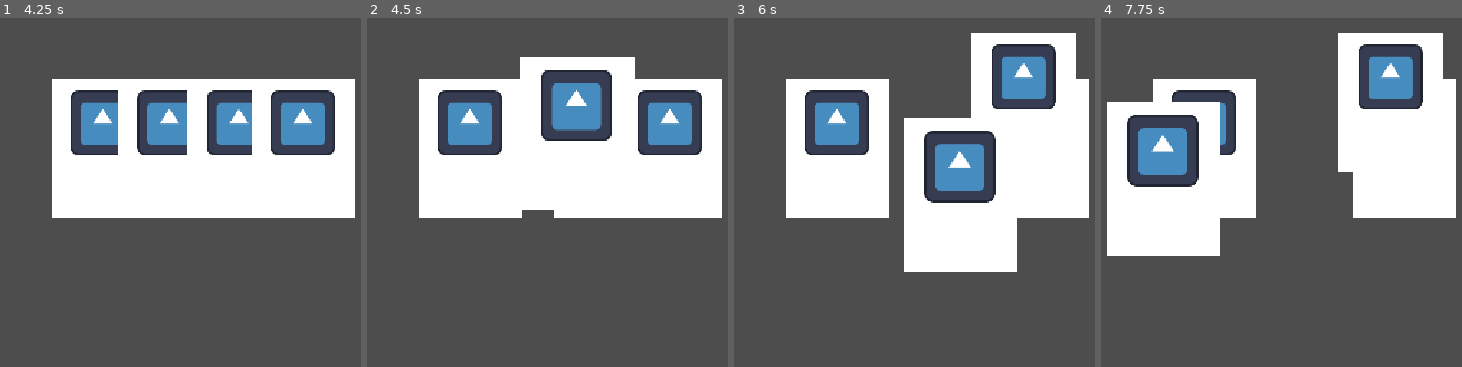
Above: before the commit, frames 1-4 (left to right).
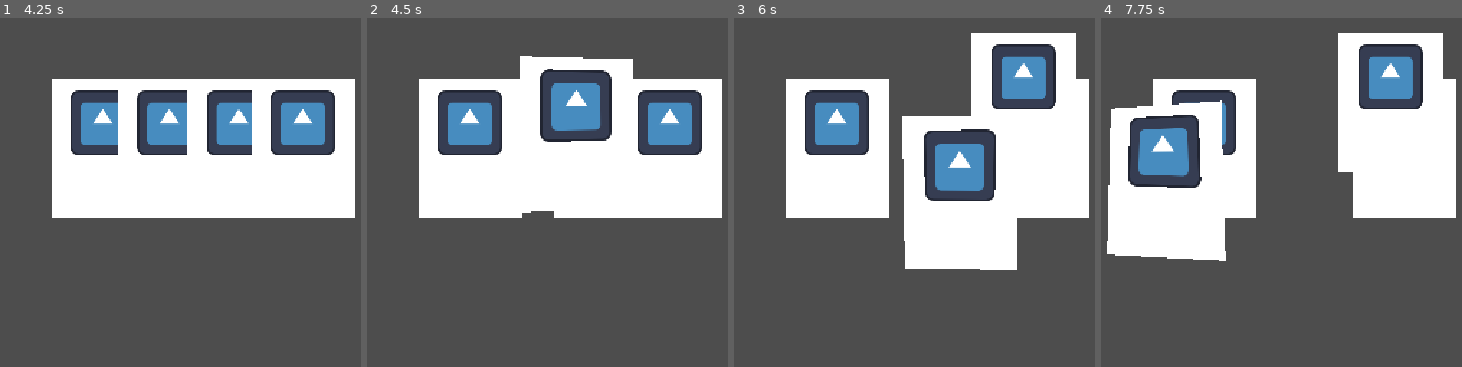
Above: after the commit, the same moments.

Repository: Frozenpeon/TCGFoodGame
Game: Godot game, scene res://scenes/scn_BaseScene.tscn
Same seed, same stepped clock (60 frames per second), same inputs: the game is played once before the commit and once after it. The engine's default icon, where the game draws it, is replaced by a stand-in: a white triangle on a blue panel in a dark square.
Inputs (mouse positions are in pixels of both pictures, inside the frame that each line leads up to):
- Up to frame 1 (4.25 s): tap Enter at 0.5, 2, 3.5 s; move the mouse to (outside the picture) at 0.52 s; click (outside the picture) at 0.67 s; tap Space at 1.25, 2.75 s; drag from (238, 255) to (104, 147) at 1.27 s; move the mouse to (outside the picture) at 2.02 s; click (outside the picture) at 2.17 s; drag from (360, 321) to (169, 147) at 2.77 s; move the mouse to (outside the picture) at 3.52 s; click (outside the picture) at 3.67 s
- Up to frame 2 (4.5 s): tap Space at 4.25 s; drag from (525, 164) to (648, 119) at 4.27 s
- Up to frame 3 (6 s): move the mouse to (outside the picture) at 5.02 s; click (outside the picture) at 5.17 s; drag from (1015, 119) to (972, 255) at 5.77 s
- Up to frame 4 (7.75 s): move the mouse to (outside the picture) at 6.52 s; click (outside the picture) at 6.67 s; drag from (1339, 255) to (1205, 147) at 7.27 s

Frame 1 is identical in both runs. In frame 2, 0.5% of the frame differs, in the area x 42-75%, y 10-56%; in frame 3, 0.8%; in frame 4, 1.5%, in the area x 1-35%, y 23-70%.

Commit message:
[ADD] shader on card to test tilt effect on movement

Diff:
--- a/Scripts/Card.gd
+++ b/Scripts/Card.gd
@@ -1,18 +1,34 @@
 extends Node2D
-
+@export var smooth := 0.05
 static var s_zindex = 0
 var myIndex = 0
 var baseScale : Vector2
 @export var scaleFactor : float = 1.1
-
+var mat : ShaderMaterial
+var mat2 : ShaderMaterial
 # Called when the node enters the scene tree for the first time.
 func _ready() -> void:
+	mat = $Body.material
+	mat2 = $Image.material
 	baseScale = self.scale
 	self.z_index = s_zindex
 	myIndex = s_zindex
 	s_zindex = s_zindex + 1
 	pass # Replace with function body.
 
+func _on_move_tilt(direction : Vector2) :
+	var target_y := direction.x
+	var target_x := -direction.y
+
+	var cur_y: float = mat.get_shader_parameter("y_rot")
+	var cur_x: float = mat.get_shader_parameter("x_rot")
+
+	mat2.set_shader_parameter("y_rot", lerp(cur_y, target_y, 1.0 - exp(-smooth )))
+	mat2.set_shader_parameter("x_rot", lerp(cur_x, target_x, 1.0 - exp(-smooth )))
+	mat.set_shader_parameter("y_rot", lerp(cur_y, target_y, 1.0 - exp(-smooth )))
+	mat.set_shader_parameter("x_rot", lerp(cur_x, target_x, 1.0 - exp(-smooth )))
+	print(direction)
+	pass
 
 # Called every frame. 'delta' is the elapsed time since the previous frame.
 func _process(delta: float) -> void:
@@ -31,7 +47,10 @@
 	self.z_index = s_zindex + 1
 
 func OnDropDown() -> void:
-
+	mat2.set_shader_parameter("y_rot", 0)
+	mat2.set_shader_parameter("x_rot", 0)
+	mat.set_shader_parameter("y_rot", 0)
+	mat.set_shader_parameter("x_rot", 0)
 	TweenReset()
 	TweenScale(baseScale)
 	if (s_zindex != myIndex) :
--- a/Scripts/CardManager.gd
+++ b/Scripts/CardManager.gd
@@ -2,6 +2,7 @@
 var cardDragged : Node2D
 var offSetPickup : Vector2
 var screenSize : Vector2
+var oldPos : Vector2
 # Called when the node enters the scene tree for the first time.
 func _ready() -> void:
 	screenSize = get_viewport_rect().size
@@ -12,8 +13,12 @@
 func _process(delta: float) -> void:
 	if cardDragged != null :
 		var mouse_pos =  get_global_mouse_position() + offSetPickup
+		if (oldPos == Vector2(0, 0)) :
+			oldPos = mouse_pos
+		cardDragged._on_move_tilt(mouse_pos - oldPos)
 		cardDragged.global_position = Vector2(clamp (mouse_pos.x, 0, screenSize.x),
 											  clamp(mouse_pos.y, 0, screenSize.y))
+		oldPos = mouse_pos
 	pass
 
 
@@ -25,6 +30,7 @@
 			if cardDragged != null :
 				cardDragged.OnDropDown()
 				cardDragged = null
+				oldPos = Vector2(0, 0)
 
 func raycastCheckCard():
 	var space_state = get_world_2d().direct_space_state
--- a/scenes/scn_baseCard.tscn
+++ b/scenes/scn_baseCard.tscn
@@ -3,6 +3,25 @@
 [ext_resource type="Script" uid="uid://d2ladherrjvph" path="res://Scripts/Card.gd" id="1_7k5au"]
 [ext_resource type="Texture2D" uid="uid://d02th67tco262" path="res://Assets/BackgroundCard.png" id="1_585uo"]
 [ext_resource type="Texture2D" uid="uid://blv5tqxh4g5gy" path="res://icon.svg" id="1_f3r0r"]
+[ext_resource type="Shader" uid="uid://drkyq4ml00eg0" path="res://scenes/shader_tilt.gdshader" id="2_ly5bq"]
+
+[sub_resource type="ShaderMaterial" id="ShaderMaterial_wja6b"]
+resource_local_to_scene = true
+shader = ExtResource("2_ly5bq")
+shader_parameter/fov = 90.0
+shader_parameter/cull_back = true
+shader_parameter/y_rot = 0.0
+shader_parameter/x_rot = 0.0
+shader_parameter/inset = 0.0
+
+[sub_resource type="ShaderMaterial" id="ShaderMaterial_ly5bq"]
+resource_local_to_scene = true
+shader = ExtResource("2_ly5bq")
+shader_parameter/fov = 90.0
+shader_parameter/cull_back = true
+shader_parameter/y_rot = 8.549999989782009e-06
+shader_parameter/x_rot = 0.0
+shader_parameter/inset = 0.0
 
 [sub_resource type="RectangleShape2D" id="RectangleShape2D_eae6q"]
 size = Vector2(150, 200)
@@ -11,9 +30,11 @@
 script = ExtResource("1_7k5au")
 
 [node name="Body" type="Sprite2D" parent="." unique_id=1063960530]
+material = SubResource("ShaderMaterial_wja6b")
 texture = ExtResource("1_585uo")
 
 [node name="Image" type="Sprite2D" parent="." unique_id=1456819362]
+material = SubResource("ShaderMaterial_ly5bq")
 position = Vector2(-1, -37)
 scale = Vector2(0.729153, 0.729153)
 texture = ExtResource("1_f3r0r")
--- /dev/null
+++ b/scenes/shader_tilt.gdshader
@@ -0,0 +1,55 @@
+// Hey this is Hei! This shader "fakes" a 3D-camera perspective on CanvasItems.
+// License: MIT
+
+shader_type canvas_item;
+
+// Camera FOV
+uniform float fov : hint_range(1, 179) = 90;
+uniform bool cull_back = true;
+uniform float y_rot : hint_range(-180, 180) = 0.0;
+uniform float x_rot : hint_range(-180, 180) = 0.0;
+// At 0, the image retains its size when unrotated.
+// At 1, the image is resized so that it can do a full
+// rotation without clipping inside its rect.
+uniform float inset : hint_range(0, 1) = 0.0;
+// Consider changing this to a uniform and changing it from code
+
+varying flat vec2 o;
+varying vec3 p;
+
+// Creates rotation matrix
+void vertex(){
+	float sin_b = sin(y_rot / 180.0 * PI);
+	float cos_b = cos(y_rot / 180.0 * PI);
+	float sin_c = sin(x_rot / 180.0 * PI);
+	float cos_c = cos(x_rot / 180.0 * PI);
+
+	mat3 inv_rot_mat;
+	inv_rot_mat[0][0] = cos_b;
+	inv_rot_mat[0][1] = 0.0;
+	inv_rot_mat[0][2] = -sin_b;
+
+	inv_rot_mat[1][0] = sin_b * sin_c;
+	inv_rot_mat[1][1] = cos_c;
+	inv_rot_mat[1][2] = cos_b * sin_c;
+
+	inv_rot_mat[2][0] = sin_b * cos_c;
+	inv_rot_mat[2][1] = -sin_c;
+	inv_rot_mat[2][2] = cos_b * cos_c;
+
+
+	float t = tan(fov / 360.0 * PI);
+	p = inv_rot_mat * vec3((UV - 0.5), 0.5 / t);
+	float v = (0.5 / t) + 0.5;
+	p.xy *= v * inv_rot_mat[2].z;
+	o = v * inv_rot_mat[2].xy;
+
+	VERTEX += (UV - 0.5) / TEXTURE_PIXEL_SIZE * t * (1.0 - inset);
+}
+
+void fragment(){
+	if (cull_back && p.z <= 0.0) discard;
+	vec2 uv = (p.xy / p.z).xy - o;
+    COLOR = texture(TEXTURE, uv + 0.5);
+	COLOR.a *= step(max(abs(uv.x), abs(uv.y)), 0.5);
+}
Not shown, added: scenes/shader_tilt.gdshader.uid
